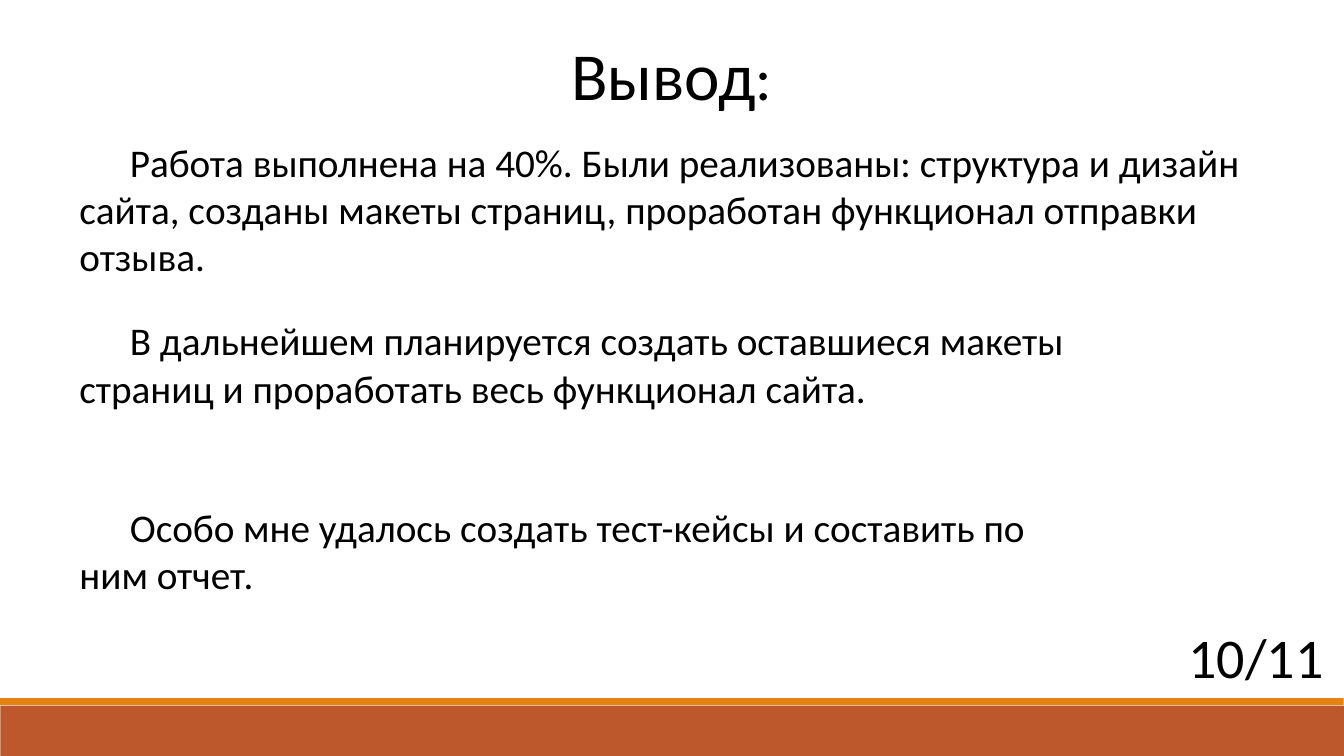
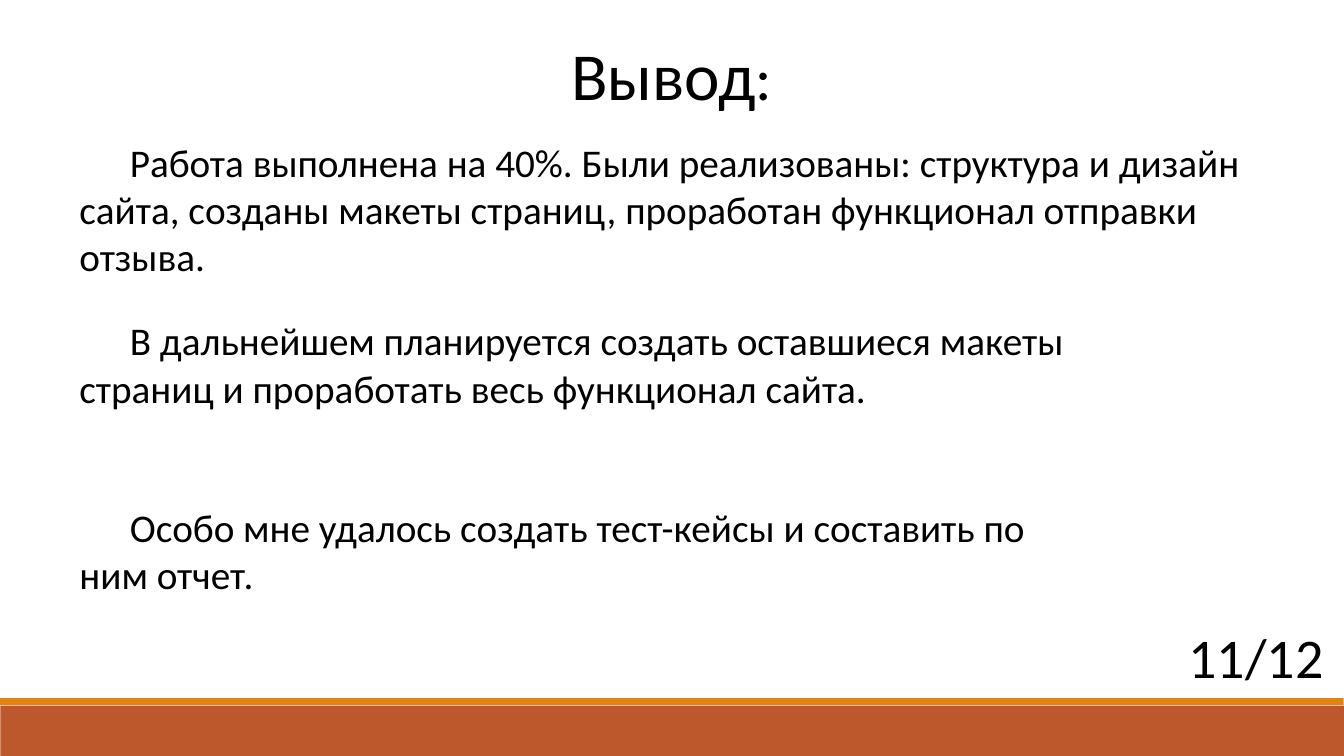
Before and after one commit to Strimchess/MDKEX, a slide deck: slide 11 of ADRENALINBATTLE.pptx (slide 10 before the commit). Drawn at 1344x756 pixels with LibreOffice and Linux fonts; fonts in the diff are those of the drawing. Boxes give left, top, right and bottom in pixels: in the first picture for what was removed or moved away, otherwise in the second. Text is boxed around its words. In the diff, an @@ line names an element or a change of style, - is before the commit and + after.

```diff
--- a/ADRENALINBATTLE.pptx
+++ b/ADRENALINBATTLE.pptx
@@ text at [1188,639,1323,681]: text changed @@
-10/11
+11/12
```
Also in this commit, not shown: 9 other slides changed, 1 slide added.
